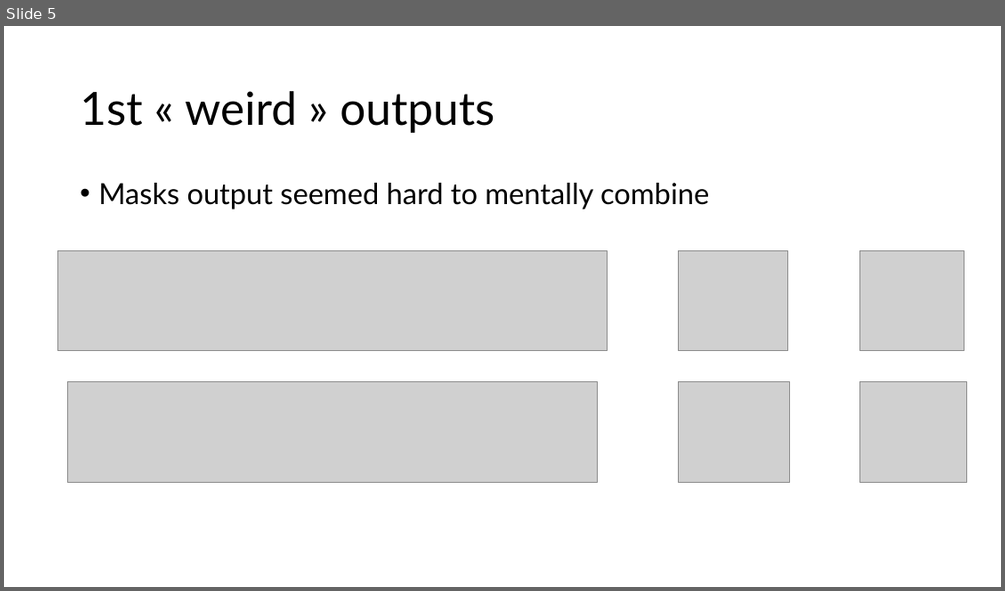
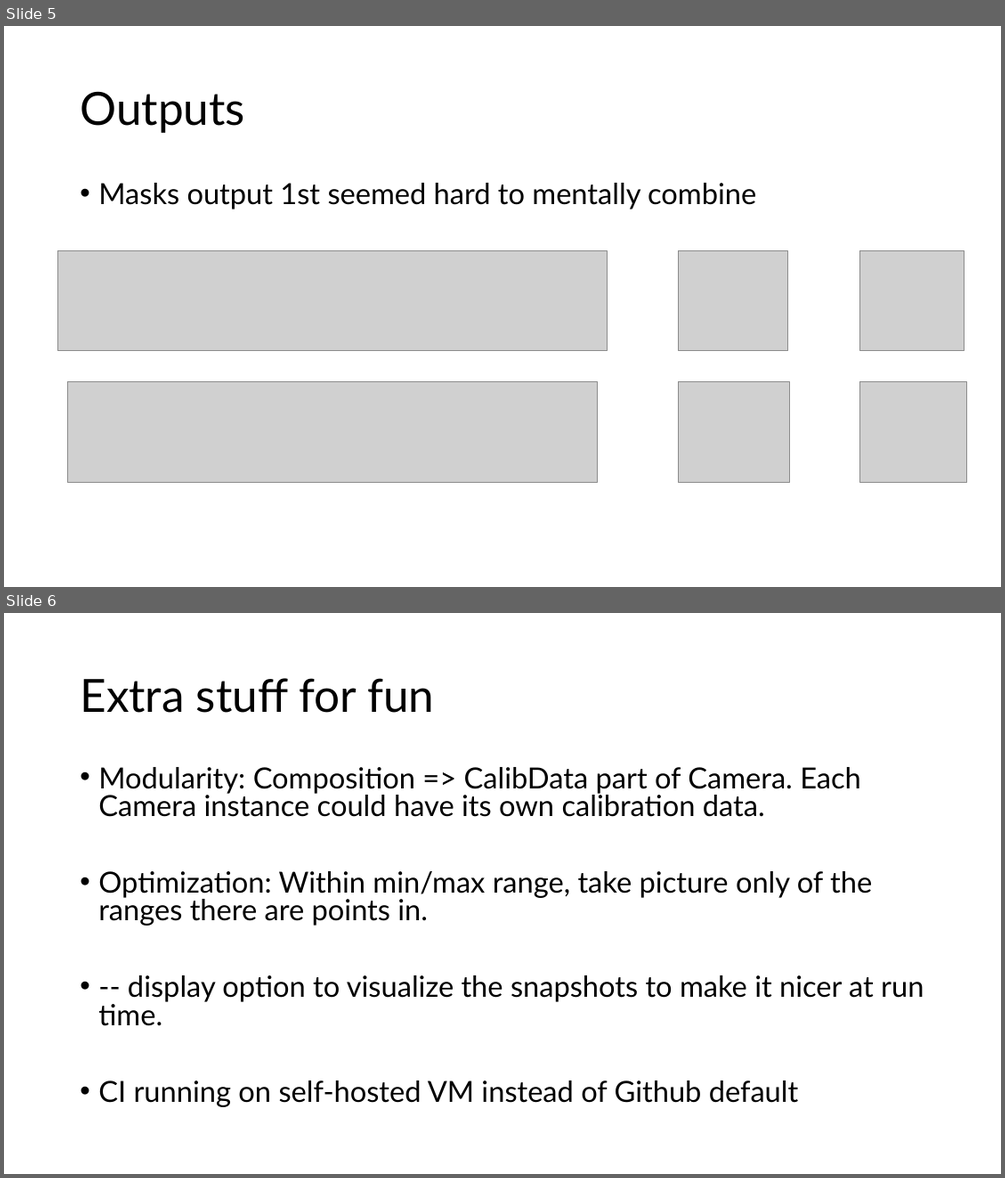
Before and after one commit to cedricq/AutoFocus, a slide deck: doc/Restitution.pptx. Shown one above the other, each under a label of ours: slide 5 before the commit, slides 5 and 6 after it. The pictures are 1005x591 and 1005x1178 pixels, drawn with LibreOffice and Linux fonts; fonts in the diff are those of the drawing; grey boxes stand for pictures. Boxes give left, top, right and bottom in pixels: in the first picture for what was removed or moved away, otherwise in the second. Text is boxed around its words. In the diff, an @@ line names an element or a change of style, - is before the commit and + after.

```diff
--- a/doc/Restitution.pptx
+++ b/doc/Restitution.pptx
@@ slide 6 added at (x1=4, y1=613, x2=1001, y2=1174), background #FFFFFF @@
@@ title added at (x1=80, y1=678, x2=434, y2=713), 44 pt, text #000000 @@
+Extra stuff for fun
@@ text added at (x1=98, y1=767, x2=923, y2=1107), 28 pt, text #000000 @@
+• Modularity: Composition => CalibData part of Camera. Each Camera instance could have its own calibration data.
+• Optimization: Within min/max range, take picture only of the ranges there are points in.
+• -- display option to visualize the snapshots to make it nicer at run time.
+• CI running on self-hosted VM instead of Github default
@@ slide 5 changed as well @@
@@ title at (x1=80, y1=91, x2=245, y2=133): text changed @@
-1st « weird » outputs
+Outputs
@@ text at (x1=98, y1=183, x2=756, y2=209): text changed @@
-• Masks output seemed hard to mentally combine
+• Masks output 1st seemed hard to mentally combine
```
Also in this commit, not shown: 2 other slides changed, 4 other slides added, 2 slides removed.
